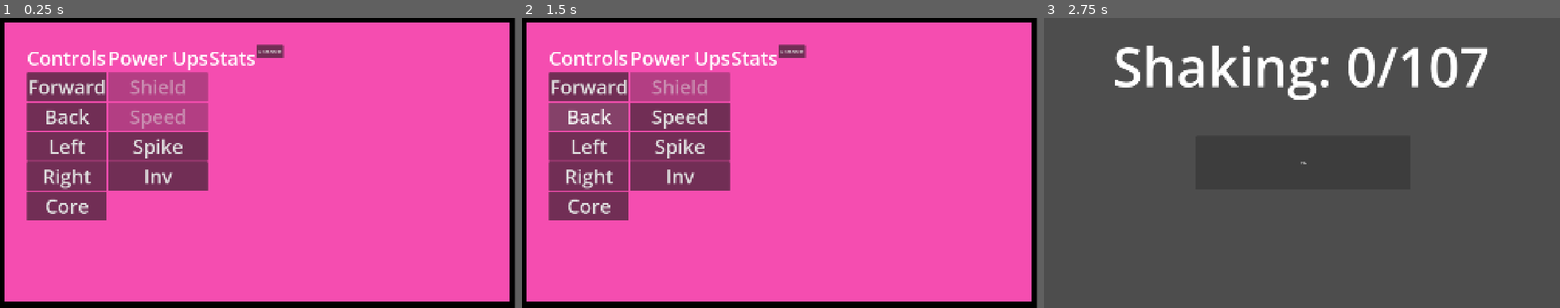
Above: before the commit, frames 1-3 (left to right).
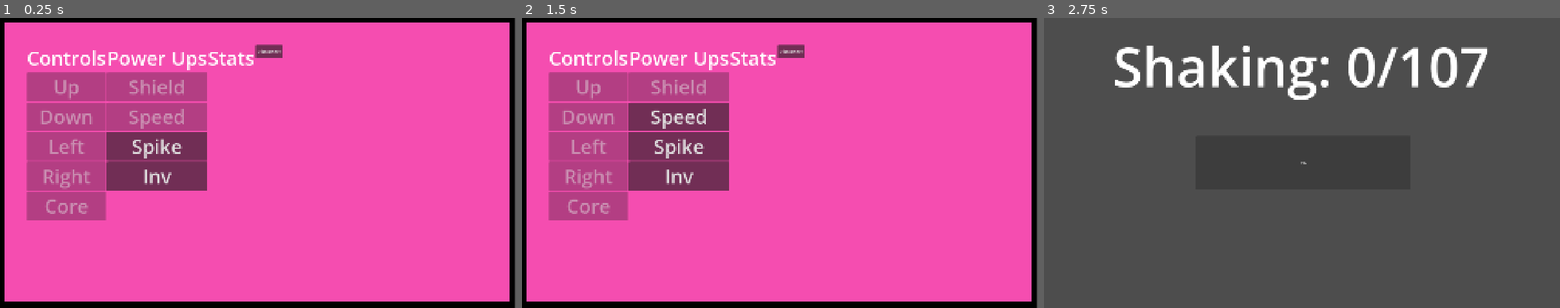
Above: after the commit, the same moments.

Repository: StoriTella/drunkenflyersclient
Game: Godot game, scene res://scenes/game.tscn
The game is run twice, just before and just after one commit, with the same random seed, the same clock (stepped at 60 frames per second) and the same inputs. This scene is started directly instead of the project's main scene. Sound files missing from this copy of the repository are replaced by a short silence.
Inputs (mouse positions are in pixels of both pictures, inside the frame that each line leads up to):
- Up to frame 1 (0.25 s): no input
- Up to frame 2 (1.5 s): click (589, 87) at 0.5 s, where only the run before the commit has a clickable "Forward"; click (589, 116) at 1.25 s, where only the run before the commit has a clickable "Back"
- Up to frame 3 (2.75 s): click "Speed" at 2 s

The runs differ from the first frame. In frame 1, 9.3% of the frame differs, in the area x 5-56%, y 9-70%; in frame 2, 9.4%; in frame 3, nothing differs.

Commit message:
connection power ups fix

Diff:
--- a/scenes/game.tscn
+++ b/scenes/game.tscn
@@ -49,30 +49,34 @@
 theme = ExtResource("2_yqjtg")
 text = "Controls"
 
-[node name="ForwardButton" type="Button" parent="PanelContainer/HBoxContainer/VBoxContainerControls" unique_id=897129798]
+[node name="UpButton" type="Button" parent="PanelContainer/HBoxContainer/VBoxContainerControls" unique_id=897129798]
 layout_mode = 2
 theme = ExtResource("2_yqjtg")
-text = "Forward"
+disabled = true
+text = "Up"
 
-[node name="BackButton" type="Button" parent="PanelContainer/HBoxContainer/VBoxContainerControls" unique_id=315603036]
+[node name="DownButton" type="Button" parent="PanelContainer/HBoxContainer/VBoxContainerControls" unique_id=315603036]
 layout_mode = 2
 theme = ExtResource("2_yqjtg")
-text = "Back
-"
+disabled = true
+text = "Down"
 
 [node name="LeftButton" type="Button" parent="PanelContainer/HBoxContainer/VBoxContainerControls" unique_id=1778444702]
 layout_mode = 2
 theme = ExtResource("2_yqjtg")
+disabled = true
 text = "Left"
 
 [node name="RightButton" type="Button" parent="PanelContainer/HBoxContainer/VBoxContainerControls" unique_id=647054652]
 layout_mode = 2
 theme = ExtResource("2_yqjtg")
+disabled = true
 text = "Right"
 
 [node name="CoreButton" type="Button" parent="PanelContainer/HBoxContainer/VBoxContainerControls" unique_id=1546187311]
 layout_mode = 2
 theme = ExtResource("2_yqjtg")
+disabled = true
 text = "Core"
 
 [node name="VBoxContainerPowerUps" type="VBoxContainer" parent="PanelContainer/HBoxContainer" unique_id=138200139]
@@ -127,7 +131,11 @@
 size_flags_vertical = 0
 text = "Disconnect"
 
-[connection signal="pressed" from="PanelContainer/HBoxContainer/VBoxContainerControls/ForwardButton" to="." method="_on_forward_button_pressed"]
+[connection signal="pressed" from="PanelContainer/HBoxContainer/VBoxContainerControls/UpButton" to="." method="_on_up_button_pressed"]
+[connection signal="pressed" from="PanelContainer/HBoxContainer/VBoxContainerControls/DownButton" to="." method="_on_down_button_pressed"]
+[connection signal="pressed" from="PanelContainer/HBoxContainer/VBoxContainerControls/LeftButton" to="." method="_on_left_button_pressed"]
+[connection signal="pressed" from="PanelContainer/HBoxContainer/VBoxContainerControls/RightButton" to="." method="_on_right_button_pressed"]
+[connection signal="pressed" from="PanelContainer/HBoxContainer/VBoxContainerControls/CoreButton" to="." method="_on_core_button_pressed"]
 [connection signal="pressed" from="PanelContainer/HBoxContainer/VBoxContainerPowerUps/ShieldButton" to="." method="_on_shield_button_pressed"]
 [connection signal="timeout" from="PanelContainer/HBoxContainer/VBoxContainerPowerUps/ShieldButton/ShieldTimer" to="." method="_on_shield_timer_timeout"]
 [connection signal="pressed" from="PanelContainer/HBoxContainer/VBoxContainerPowerUps/SpeedButton" to="." method="_on_speed_button_pressed"]
--- a/scripts/client/game.gd
+++ b/scripts/client/game.gd
@@ -2,8 +2,8 @@
 
 @onready var disconnect_button = $PanelContainer/HBoxContainer/Disconnect
 
-@onready var forward_button = $PanelContainer/HBoxContainer/VBoxContainerControls/ForwardButton
-@onready var backward_button = $PanelContainer/HBoxContainer/VBoxContainerControls/BackButton
+@onready var up_button = $PanelContainer/HBoxContainer/VBoxContainerControls/UpButton
+@onready var down_button = $PanelContainer/HBoxContainer/VBoxContainerControls/DownButton
 @onready var left_button = $PanelContainer/HBoxContainer/VBoxContainerControls/LeftButton
 @onready var right_button = $PanelContainer/HBoxContainer/VBoxContainerControls/RightButton
 @onready var core_button = $PanelContainer/HBoxContainer/VBoxContainerControls/CoreButton
@@ -15,9 +15,6 @@
 func _on_disconnect_pressed() -> void:
 	Global.disconnect_from_server()
 	get_tree().change_scene_to_file("res://scenes/client.tscn")
-
-func _on_forward_button_pressed() -> void:
-	pass
 
 func _on_shield_button_pressed() -> void:
 	shield_button.disabled = true
@@ -34,3 +31,33 @@
 
 func _on_shield_timer_timeout() -> void:
 	shield_button.disabled = false
+
+func set_left_enabled_button(enabled: bool):
+	left_button.disabled = not enabled
+
+func set_right_enabled_button(enabled: bool):
+	right_button.disabled = not enabled
+
+func set_up_enabled_button(enabled: bool):
+	up_button.disabled = not enabled
+
+func set_down_enabled_button(enabled: bool):
+	down_button.disabled = not enabled
+
+func set_core_enabled_button(enabled: bool):
+	core_button.disabled = not enabled
+
+func _on_up_button_pressed() -> void:
+	Global.rpc("repair_systems_up")
+
+func _on_down_button_pressed() -> void:
+	Global.rpc("repair_systems_down")
+
+func _on_left_button_pressed() -> void:
+	Global.rpc("repair_systems_left")
+
+func _on_right_button_pressed() -> void:
+	Global.rpc("repair_systems_right")
+
+func _on_core_button_pressed() -> void:
+	Global.rpc("repair_systems_core")
--- a/scripts/client/global.gd
+++ b/scripts/client/global.gd
@@ -131,6 +131,10 @@
 func add_shield_powerup():
 	pass
 
+@rpc("any_peer", "call_remote", "unreliable")
+func nuclear_missile_powerup():
+	pass
+
 func play_random_sound(sound: AudioStream, pitch_min: float, pitch_max: float, speed_min: float, speed_max: float):
 	var player = AudioStreamPlayer2D.new()
 
@@ -143,3 +147,70 @@
 
 	await get_tree().create_timer(player.stream.get_length() / player.pitch_scale).timeout
 	player.queue_free()
+
+
+#system movement and core
+@rpc("any_peer", "call_remote", "unreliable")
+func update_systems_left():
+	pass
+
+@rpc("any_peer", "call_remote", "unreliable")
+func update_systems_right():
+	pass
+
+@rpc("any_peer", "call_remote", "unreliable")
+func update_systems_up():
+	pass
+
+@rpc("any_peer", "call_remote", "unreliable")
+func update_systems_down():
+	pass
+
+@rpc("any_peer", "call_remote", "unreliable")
+func update_systems_core():
+	pass
+
+@rpc("any_peer", "call_remote", "unreliable")
+func repair_systems_left():
+	pass
+
+@rpc("any_peer", "call_remote", "unreliable")
+func repair_systems_right():
+	pass
+
+@rpc("any_peer", "call_remote", "unreliable")
+func repair_systems_up():
+	pass
+
+@rpc("any_peer", "call_remote", "unreliable")
+func repair_systems_down():
+	pass
+
+@rpc("any_peer", "call_remote", "unreliable")
+func repair_systems_core():
+	pass
+
+@rpc("any_peer", "call_remote", "unreliable")
+func set_left_enabled(enabled: bool):
+	if has_node("/root/Game"):
+		get_node("/root/Game").set_left_enabled_button(enabled)
+
+@rpc("any_peer", "call_remote", "unreliable")
+func set_right_enabled(enabled: bool):
+	if has_node("/root/Game"):
+		get_node("/root/Game").set_right_enabled_button(enabled)
+
+@rpc("any_peer", "call_remote", "unreliable")
+func set_up_enabled(enabled: bool):
+	if has_node("/root/Game"):
+		get_node("/root/Game").set_up_enabled_button(enabled)
+
+@rpc("any_peer", "call_remote", "unreliable")
+func set_down_enabled(enabled: bool):
+	if has_node("/root/Game"):
+		get_node("/root/Game").set_down_enabled_button(enabled)
+
+@rpc("any_peer", "call_remote", "unreliable")
+func set_core_enabled(enabled: bool):
+	if has_node("/root/Game"):
+		get_node("/root/Game").set_core_enabled_button(enabled)
